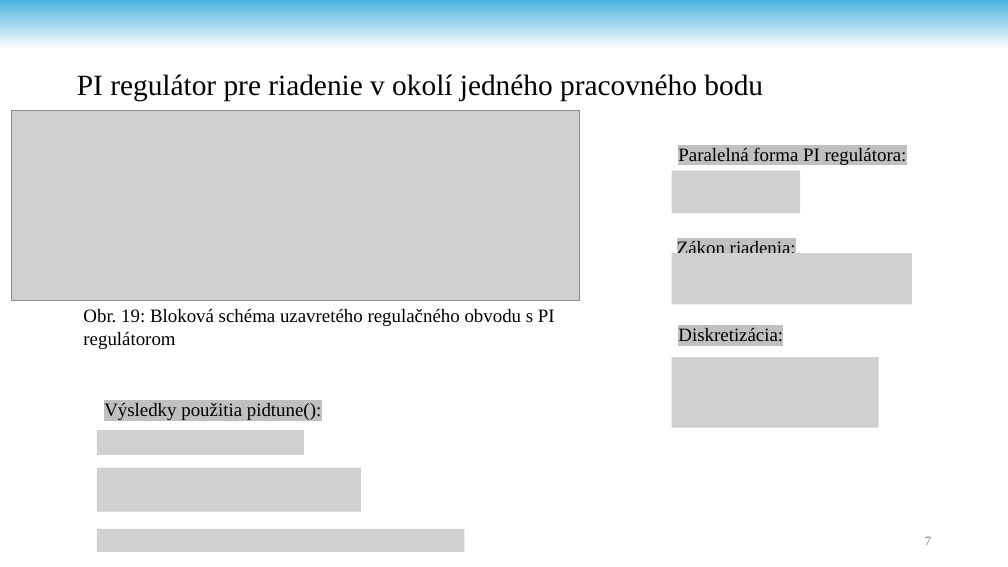
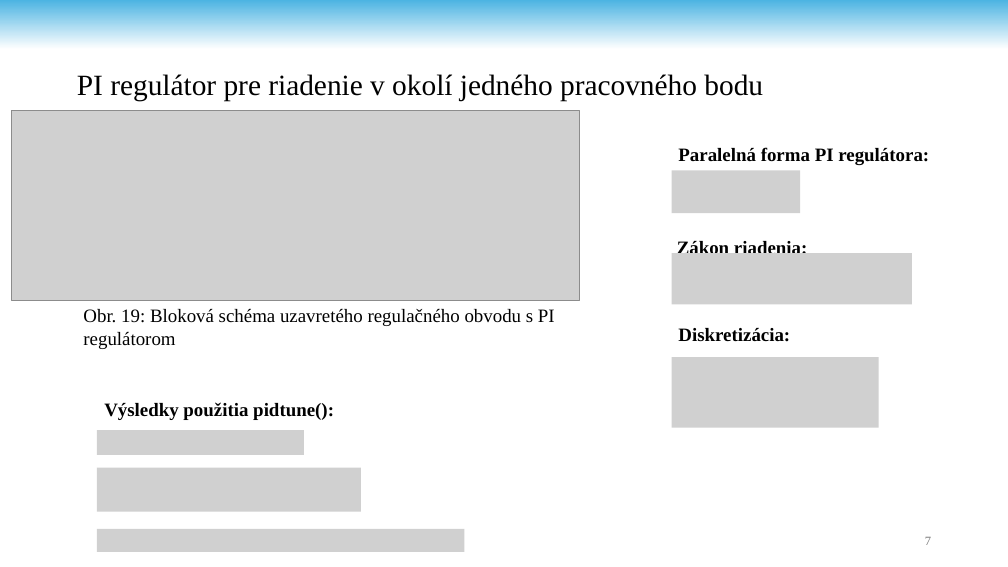
Before and after one commit to andrii-stoliar/DP-Stoliar, a slide deck: slide 7 of Prez/Prez.pptx. Drawn at 1008x567 pixels with LibreOffice and Linux fonts; fonts in the diff are those of the drawing; grey boxes stand for pictures; background and template pictures are left out. Boxes give left, top, right and bottom in pixels: in the first picture for what was removed or moved away, otherwise in the second. Text is boxed around its words. In the diff, an @@ line names an element or a change of style, - is before the commit and + after.

```diff
--- a/Prez/Prez.pptx
+++ b/Prez/Prez.pptx
@@ highlight #C0C0C0 to none, bold on in 4 elements at (x1=678, y1=147, x2=929, y2=165), (x1=104, y1=402, x2=334, y2=420), (x1=677, y1=240, x2=807, y2=253), (x1=678, y1=328, x2=790, y2=342) @@
```
Also in this commit, not shown: 4 other slides changed, 2 slides added, 2 other files.
